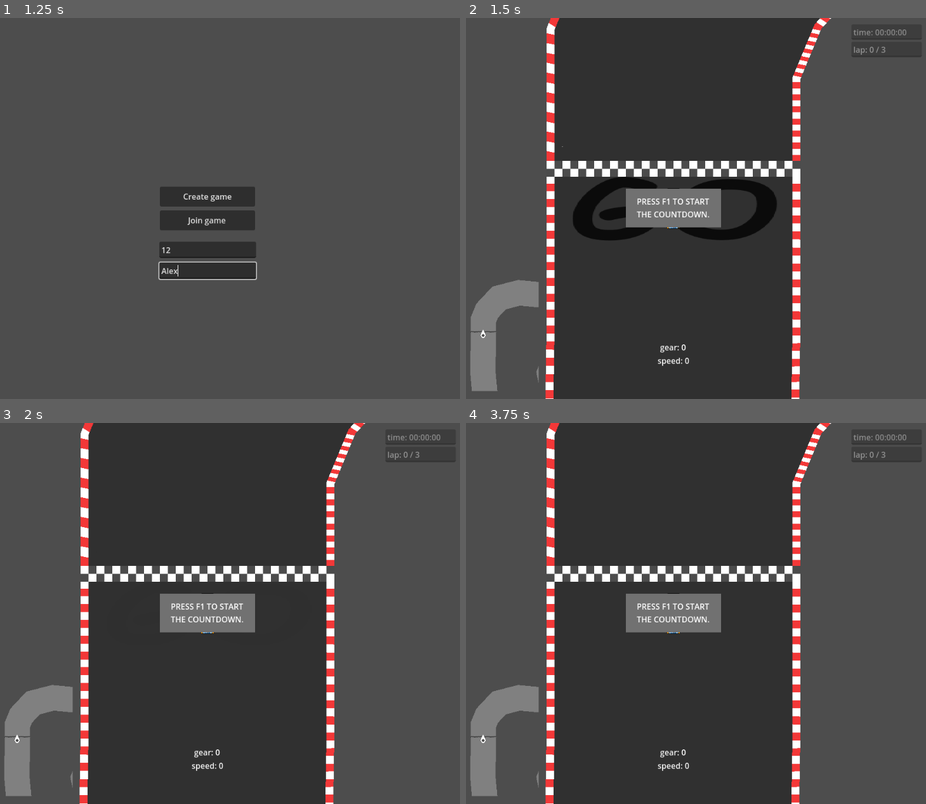
Above: before the commit, frames 1-4 (two rows, left to right).
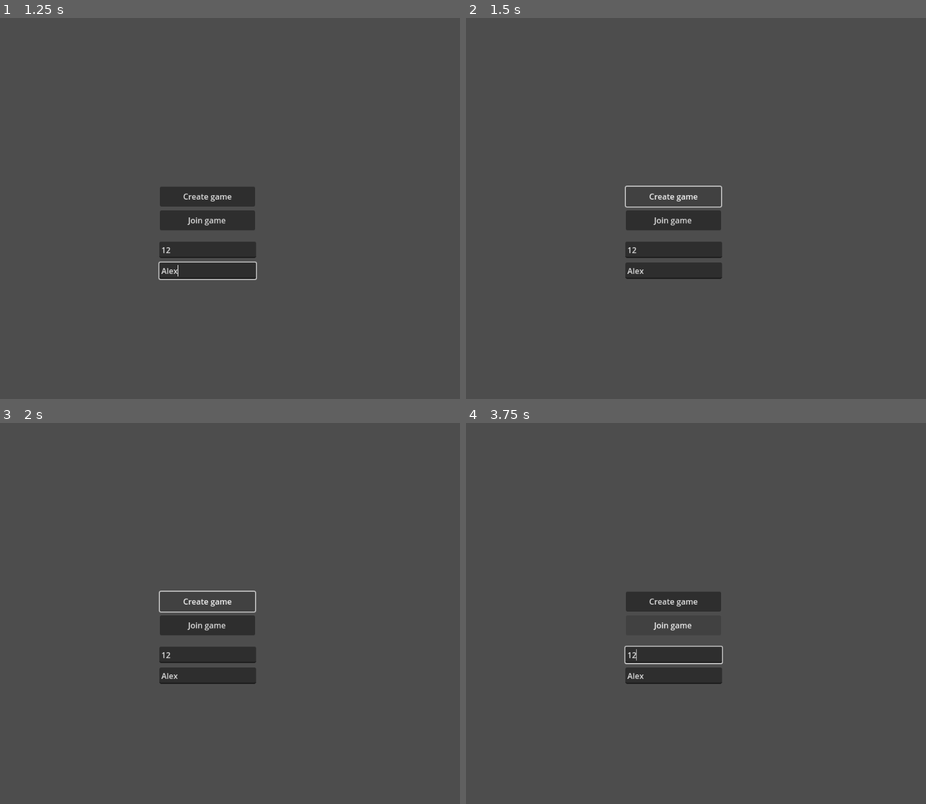
Above: after the commit, the same moments.

Repository: Tab-e-n/web-racing-game
Game: Godot game, scene res://load.tscn
Two runs of this game, one before a commit and one after it. Both use one fixed random seed, a clock stepped at 60 frames per second and the inputs below.
Inputs (mouse positions are in pixels of both pictures, inside the frame that each line leads up to):
- Up to frame 1 (1.25 s): click (207, 250) at 0.52 s; type "12" at 0.6 s; click (207, 269) at 0.75 s; type "Alex" at 0.83 s
- Up to frame 2 (1.5 s): click "Create game" at 1.25 s
- Up to frame 3 (2 s): no input
- Up to frame 4 (3.75 s): click (673, 624) at 2 s, where only the run after the commit has a clickable "Join game"; hold Right (right) 2.78-3.53 s; hold Delete 2.78-3.53 s; hold Down (down) from 3.53 s (still down); tap Shift (shift) at 3.6 s

Frame 1 is identical in both runs. In frame 2, 55% of the frame differs, in the area x 0-100%, y 0-100%; in frame 3, 55%; in frame 4, 55%.

Commit message:
Smol changes

Diff:
--- a/Scripts/Global.gd
+++ b/Scripts/Global.gd
@@ -5,5 +5,5 @@
 
 
 func _physics_process(_delta):
-	if Input.is_action_just_pressed("debug"):
+	if Input.is_action_just_pressed("debug") and OS.has_feature("editor"):
 		debug_mode = !debug_mode
--- a/Scripts/Netcode.gd
+++ b/Scripts/Netcode.gd
@@ -136,6 +136,7 @@
 
 func remove_multiplayer_peer():
 	multiplayer.multiplayer_peer = null
+	print("i disconnected myself")
 
 
 # The server will call this ever so often to tell every peer
--- a/Scripts/camera.gd
+++ b/Scripts/camera.gd
@@ -28,10 +28,6 @@
 		vote_buttons[i].connect("button_down", vote_button_pressed.bind(i))
 
 func _physics_process(_delta):
-	#jenom pro debug
-	if Input.is_key_pressed(KEY_DELETE):
-		(get_parent() as Gameplay).player_did_a_lap()
-
 	if Net.is_a_spectator:
 		var speed_up = 1
 		if Input.is_action_pressed("shift"):
--- a/Scripts/gameplay.gd
+++ b/Scripts/gameplay.gd
@@ -27,6 +27,9 @@
 
 
 func _physics_process(delta):
+	if Input.is_key_pressed(KEY_DELETE) and OS.has_feature("editor"):
+		player_did_a_lap()
+
 	if countdown_has_started and countdown > 0:
 		countdown -= delta
 		if countdown <= 0:
--- a/Scripts/ui.gd
+++ b/Scripts/ui.gd
@@ -6,13 +6,17 @@
 
 
 func _on_create_button_pressed():
-	load_game()
-	Net.create_game()
+	if Net.create_game():
+		Net.reset()
+	else:
+		load_game()
 
 
 func _on_join_button_pressed():
-	load_game()
-	Net.join_game($ip_line.text)
+	if Net.join_game($ip_line.text):
+		Net.reset()
+	else:
+		load_game()
 
 
 func load_game():
